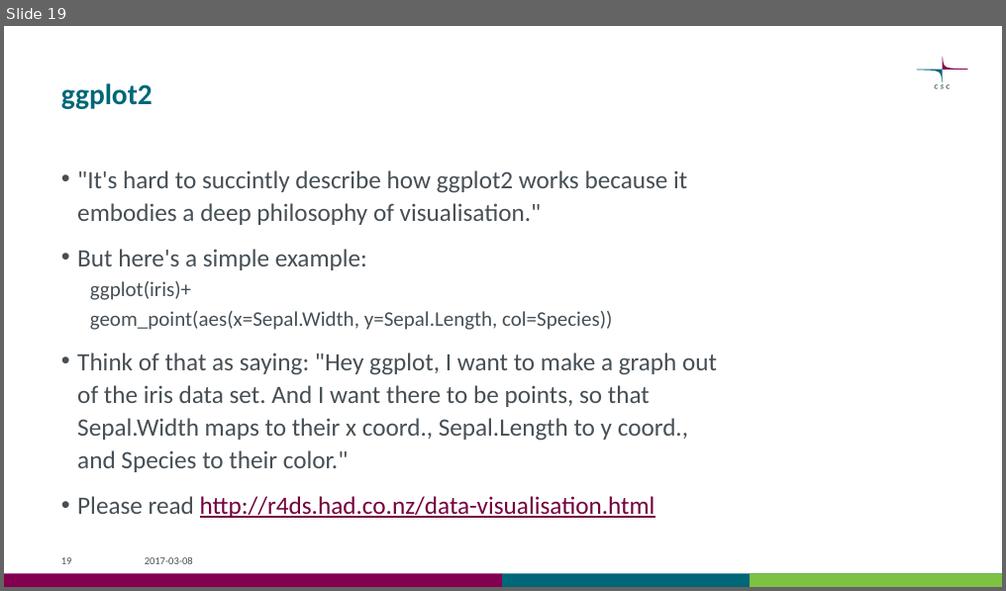
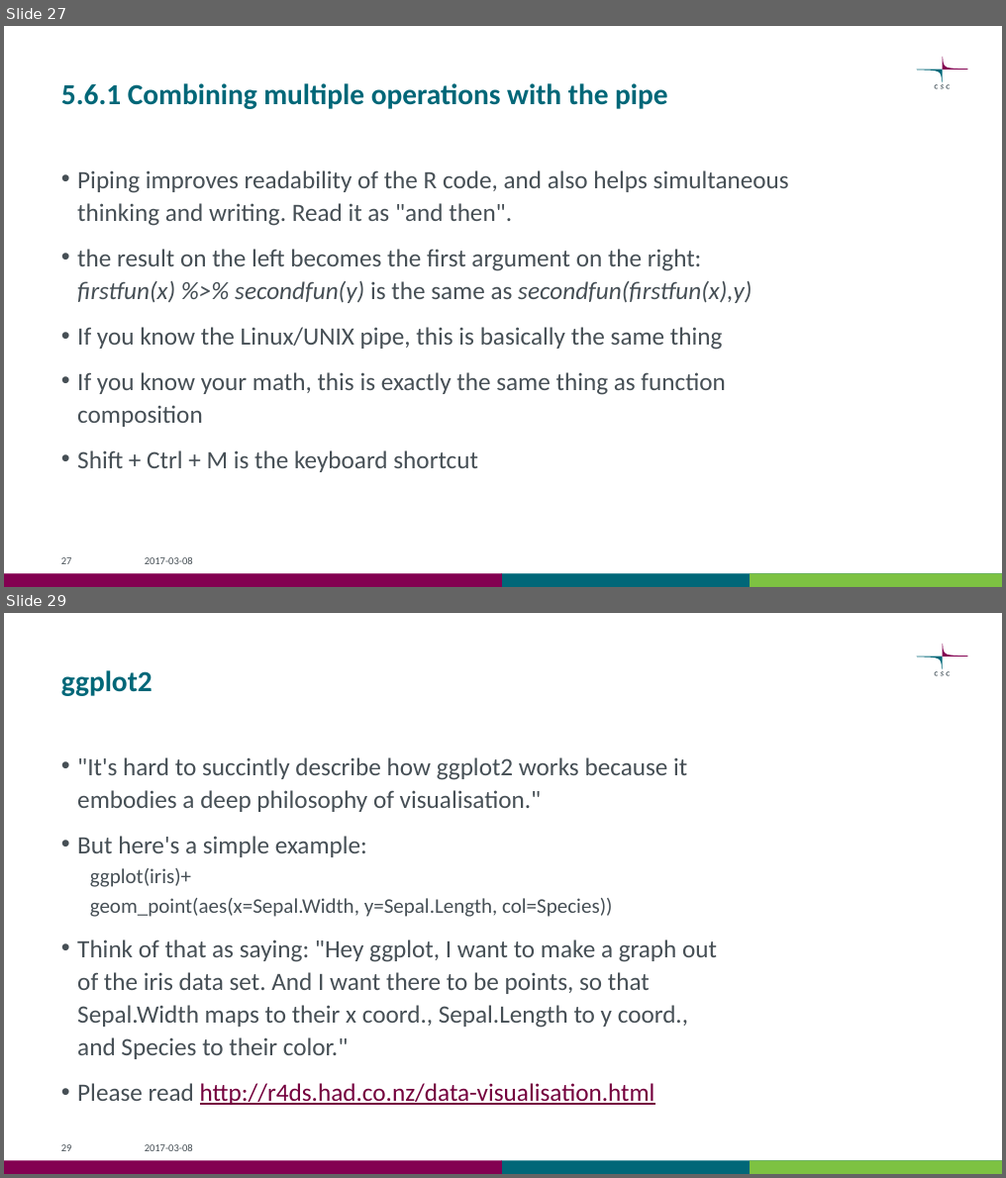
Before and after one commit to csc-training/wrangling-with-R, a slide deck: wrangling_with_r_bio18.pptx. Shown one above the other, each under a label of ours: slide 19 before the commit, slides 27 and 29 after it; the slides between them are not shown. The pictures are 1006x591 and 1006x1178 pixels, drawn with LibreOffice and Linux fonts; fonts in the diff are those of the drawing. Boxes give left, top, right and bottom in pixels: in the first picture for what was removed or moved away, otherwise in the second. Text is boxed around its words. In the diff, an @@ line names an element or a change of style, - is before the commit and + after.

```diff
--- a/wrangling_with_r_bio18.pptx
+++ b/wrangling_with_r_bio18.pptx
@@ slide 27 added at box(4, 26, 1002, 587), background #FFFFFF; not listed: 6 template elements that a slide beside it also shows @@
@@ title added at box(61, 83, 668, 109), 28 pt, text #006778, bold @@
+5.6.1 Combining multiple operations with the pipe
@@ text added at box(77, 171, 789, 472), 24 pt, text #465055 @@
+• Piping improves readability of the R code, and also helps simultaneous thinking and writing. Read it as "and then".
+• the result on the left becomes the first argument on the right:
+  firstfun(x) %>% secondfun(y) is the same as secondfun(firstfun(x),y)
+• If you know the Linux/UNIX pipe, this is basically the same thing
+• If you know your math, this is exactly the same thing as function composition
+• Shift + Ctrl + M is the keyboard shortcut
@@ page number added at box(61, 558, 72, 565), 10 pt, text #465055 @@
+27
@@ text added at box(145, 558, 193, 565), 10 pt, text #465055 @@
+2017-03-08
@@ what was slide 19 is now slide 29 @@
@@ page number at box(61, 1145, 72, 1152): text changed @@
-19
+29
```
Also in this commit, not shown: 1 slide changed, 9 other slides added, 1 other file.
